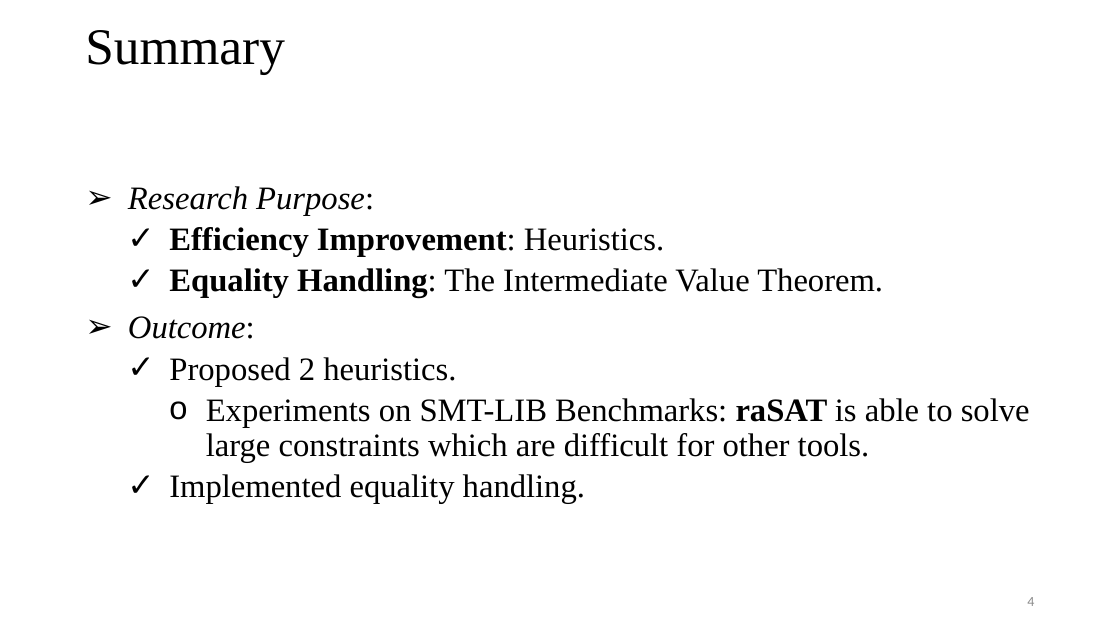
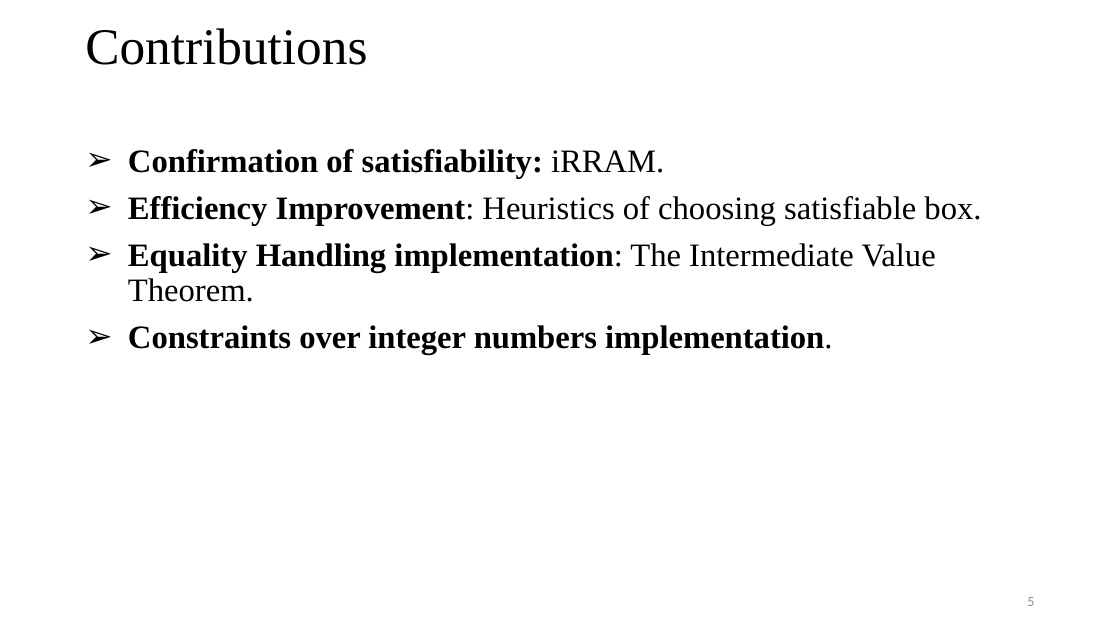
Before and after one commit to tungvx/raSAT, a slide deck: slide 5 of report/thesis/presentation.pptx (slide 4 before the commit). Drawn at 1120x630 pixels with LibreOffice and Linux fonts; fonts in the diff are those of the drawing. Boxes give left, top, right and bottom in pixels: in the first picture for what was removed or moved away, otherwise in the second. Text is boxed around its words. In the diff, an @@ line names an element or a change of style, - is before the commit and + after.

```diff
--- a/report/thesis/presentation.pptx
+++ b/report/thesis/presentation.pptx
@@ title at (85, 28, 367, 65): text changed @@
-Summary
+Contributions
@@ text at (128, 149, 981, 354): text changed; bold on @@
-➢ Research Purpose:
-  ✓ Efficiency Improvement: Heuristics.
-  ✓ Equality Handling: The Intermediate Value Theorem.
-➢ Outcome:
-  ✓ Proposed 2 heuristics.
-    o Experiments on SMT-LIB Benchmarks: raSAT is able to solve large constraints which are difficult for other tools.
-  ✓ Implemented equality handling.
+➢ Confirmation of satisfiability: iRRAM.
+➢ Efficiency Improvement: Heuristics of choosing satisfiable box.
+➢ Equality Handling implementation: The Intermediate Value Theorem.
+➢ Constraints over integer numbers implementation.
@@ page number at (1027, 597, 1034, 606): text changed @@
-4
+5
```
Also in this commit, not shown: 12 other slides changed, 2 slides added, 7 slides removed.
